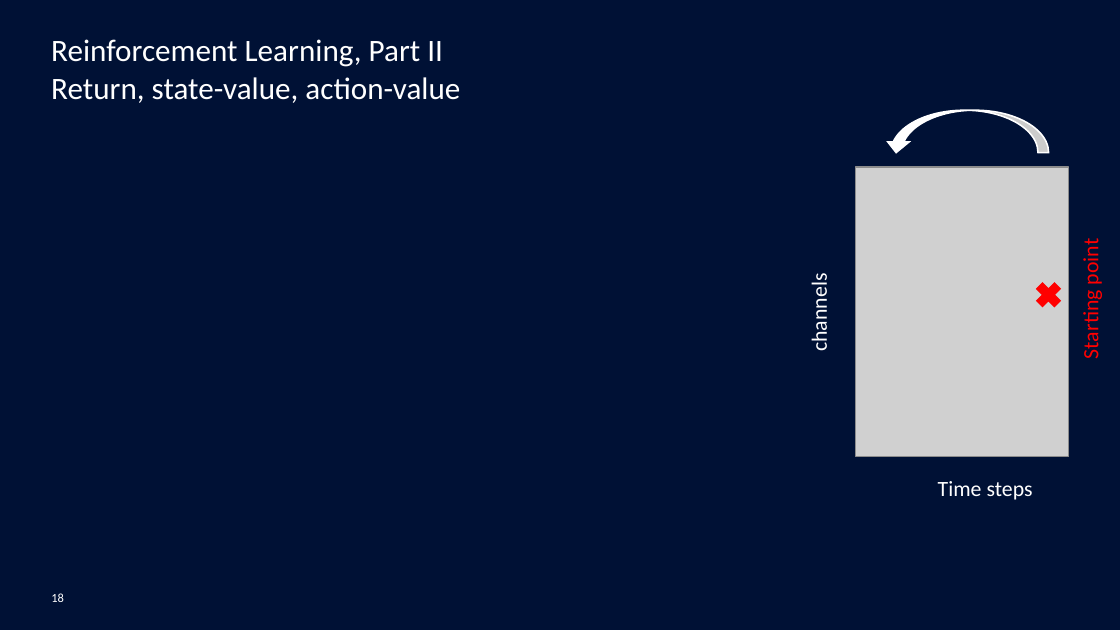
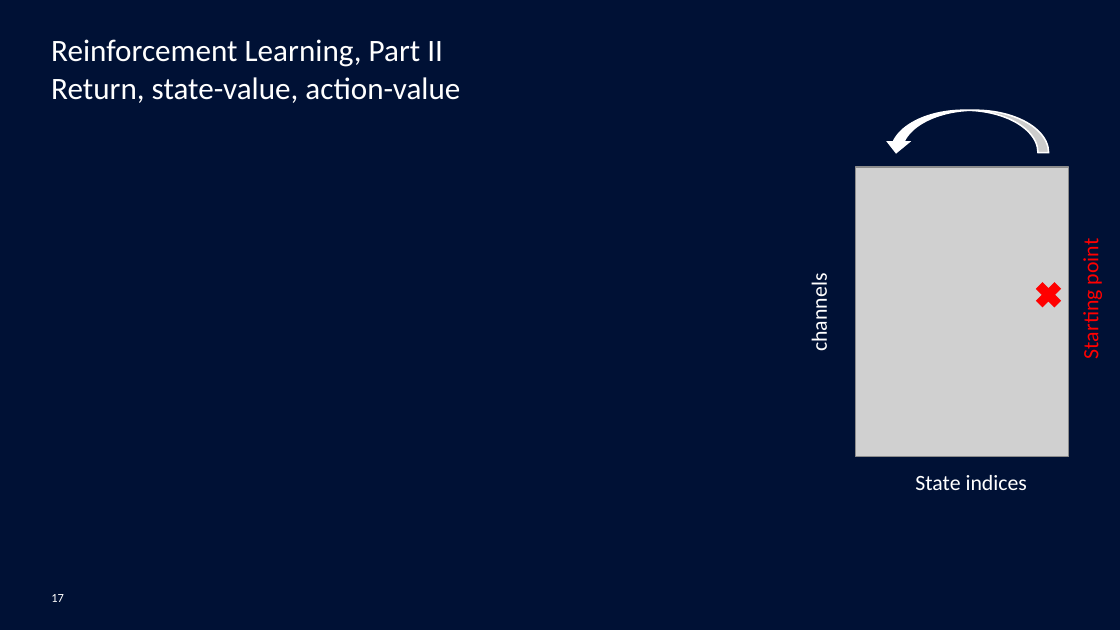
Before and after one commit to mgoutay/ml_course, a slide deck: slide 17 of RL_course.pptx (slide 18 before the commit). Drawn at 1120x630 pixels with LibreOffice and Linux fonts; fonts in the diff are those of the drawing; grey boxes stand for pictures; background and template pictures are left out. Boxes give left, top, right and bottom in pixels: in the first picture for what was removed or moved away, otherwise in the second. Text is boxed around its words. In the diff, an @@ line names an element or a change of style, - is before the commit and + after.

```diff
--- a/RL_course.pptx
+++ b/RL_course.pptx
@@ text added at [915, 475, 1027, 490], 14 pt, text #FFFFFF @@
+State indices
@@ text removed at [938, 481, 1033, 500] @@
-Time steps
@@ page number at [51, 594, 64, 602]: text changed @@
-18
+17
```
Also in this commit, not shown: 9 other slides changed, 1 slide removed, 1 other file.
